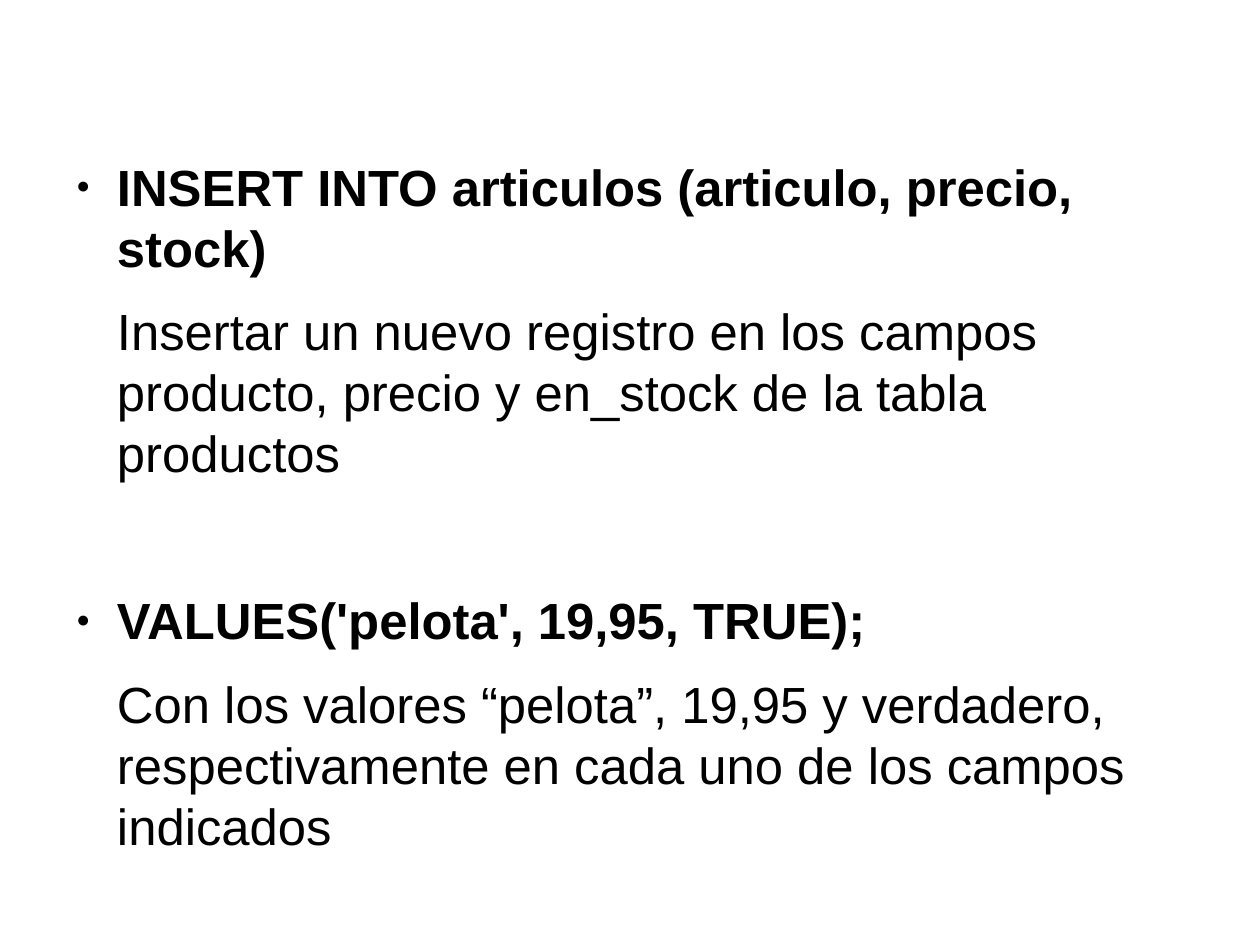
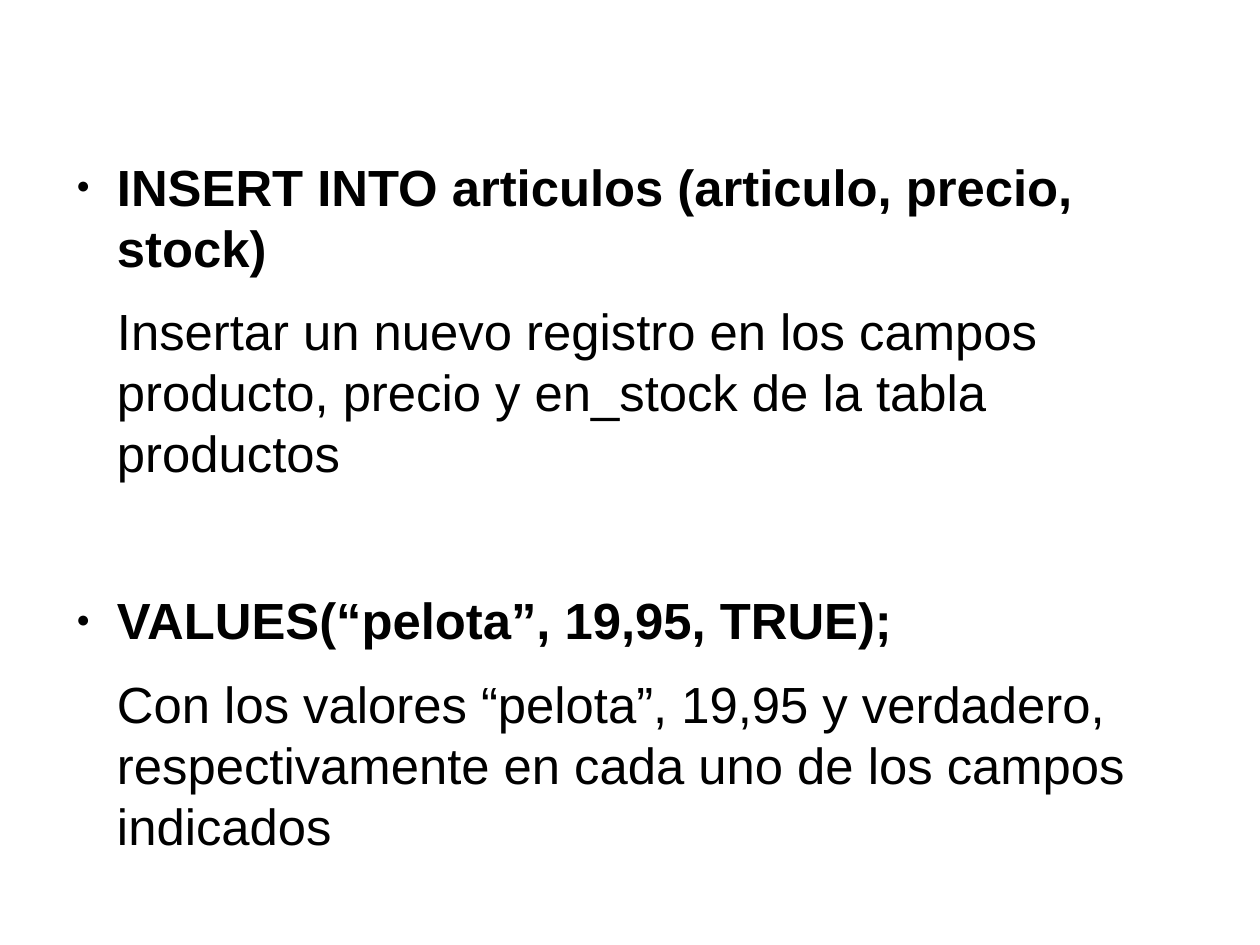
Before and after one commit to javacasm/CursoPythonCompleto, a slide deck: slide 36 of Base_de_Datos/BaseDeDatosPython.odp. Drawn at 1260x945 pixels with LibreOffice and Linux fonts; fonts in the diff are those of the drawing. Boxes give left, top, right and bottom in pixels: in the first picture for what was removed or moved away, otherwise in the second. Text is boxed around its words. In the diff, an @@ line names an element or a change of style, - is before the commit and + after.

```diff
--- a/Base_de_Datos/BaseDeDatosPython.odp
+++ b/Base_de_Datos/BaseDeDatosPython.odp
@@ text at <box>117,602,892,650</box>: text changed @@
-● VALUES('pelota', 19,95, TRUE);
+● VALUES(“pelota”, 19,95, TRUE);
```
Also in this commit, not shown: 17 other slides changed, 4 other files.
